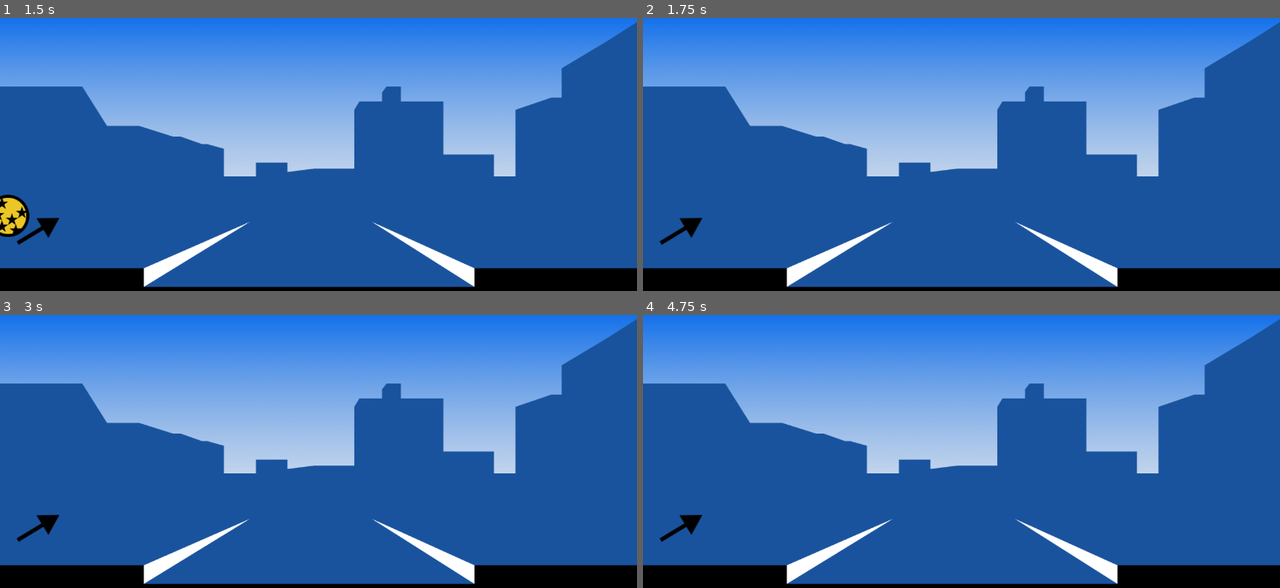
Above: before the commit, frames 1-4 (two rows, left to right).
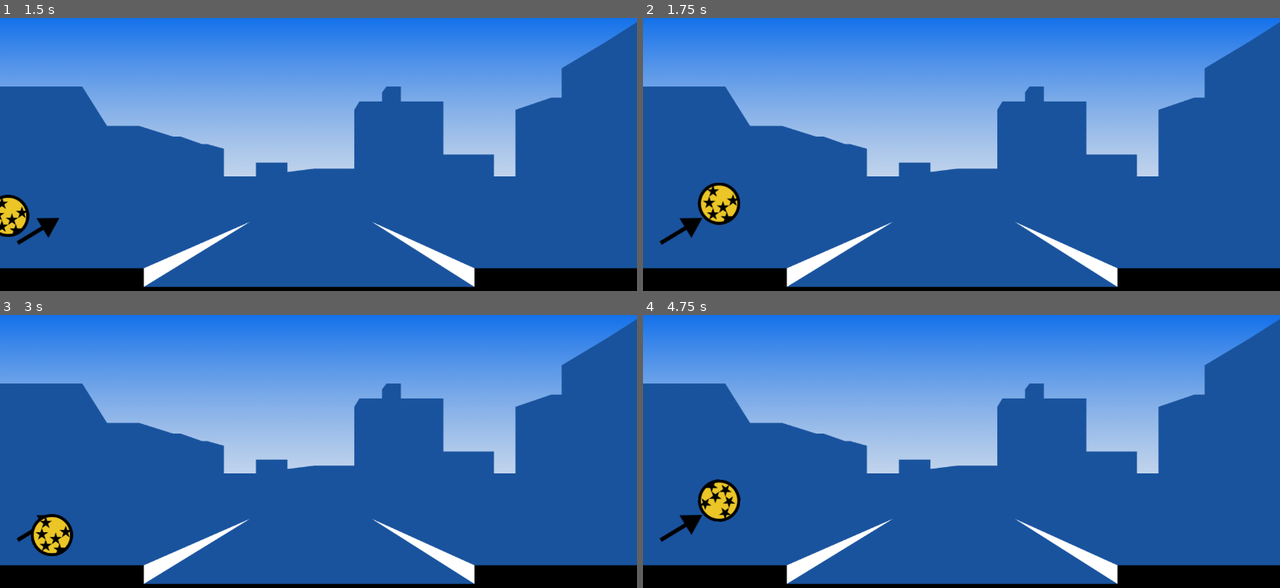
Above: after the commit, the same moments.

Repository: Ravenyy/Godot-Curbs
Game: Godot game, scene res://src/scene1.tscn
The game is run twice, just before and just after one commit, with the same random seed, the same clock (stepped at 60 frames per second) and the same inputs.
Inputs (mouse positions are in pixels of both pictures, inside the frame that each line leads up to):
- Up to frame 1 (1.5 s): tap Enter at 0.5 s; move the mouse to (458, 140) at 0.52 s; press the mouse at (458, 140) at 0.53 s; tap Space at 1.25 s; move the mouse to (191, 168) at 1.27 s; release the mouse at (191, 168) at 1.28 s; click (191, 168) at 1.35 s
- Up to frame 2 (1.75 s): no input
- Up to frame 3 (3 s): tap Enter at 2 s; move the mouse to (382, 391) at 2.02 s; press the mouse at (382, 391) at 2.03 s; tap Space at 2.75 s; move the mouse to (286, 506) at 2.77 s; release the mouse at (286, 506) at 2.78 s; click (286, 506) at 2.85 s
- Up to frame 4 (4.75 s): move the mouse to (1152, 492) at 3.52 s; press the mouse at (1152, 492) at 3.53 s; tap Enter at 4.25 s; move the mouse to (770, 410) at 4.27 s; release the mouse at (770, 410) at 4.28 s; click (770, 410) at 4.35 s

Frame 1 is identical in both runs. In frame 2, 0.8% of the frame differs, in the area x 8-16%, y 60-76%; in frame 3, 0.8%; in frame 4, 0.8%.

Commit message:
ball reset done

Diff:
--- a/src/ball.tscn
+++ b/src/ball.tscn
@@ -9,7 +9,7 @@
 [sub_resource type="CircleShape2D" id=1]
 radius = 42.9535
 
-[node name="Node2D" type="Node2D"]
+[node name="Ball" type="Node2D"]
 
 [node name="RigidBody2D" type="RigidBody2D" parent="."]
 mode = 1
@@ -22,3 +22,7 @@
 
 [node name="Sprite" type="Sprite" parent="RigidBody2D"]
 texture = ExtResource( 1 )
+
+[node name="VisibilityNotifier2D" type="VisibilityNotifier2D" parent="RigidBody2D"]
+
+[connection signal="screen_exited" from="RigidBody2D/VisibilityNotifier2D" to="RigidBody2D" method="_on_VisibilityNotifier2D_screen_exited"]
--- /dev/null
+++ b/src/main.gd
@@ -0,0 +1,5 @@
+extends Node2D
+
+
+func _ready():
+	pass
--- a/src/scene1.tscn
+++ b/src/scene1.tscn
@@ -7,10 +7,12 @@
 [ext_resource path="res://src/asphalt.tscn" type="PackedScene" id=5]
 [ext_resource path="res://src/right_curb.tscn" type="PackedScene" id=6]
 [ext_resource path="res://src/left_curb.tscn" type="PackedScene" id=7]
+[ext_resource path="res://src/main.gd" type="Script" id=8]
 
-[node name="Node2D" type="Node2D"]
+[node name="Main" type="Node2D"]
+script = ExtResource( 8 )
 
-[node name="TextureRect2" type="TextureRect" parent="."]
+[node name="White Background" type="TextureRect" parent="."]
 margin_left = -6.0
 margin_top = -9.0
 margin_right = 1282.0
@@ -21,7 +23,7 @@
 "_edit_use_anchors_": false
 }
 
-[node name="TextureRect" type="TextureRect" parent="."]
+[node name="Street Background" type="TextureRect" parent="."]
 margin_left = -8.0
 margin_top = -9.0
 margin_right = 1463.0
@@ -32,7 +34,7 @@
 "_edit_use_anchors_": false
 }
 
-[node name="Sprite" type="Sprite" parent="."]
+[node name="Arrow" type="Sprite" parent="."]
 position = Vector2( 76, 430 )
 texture = ExtResource( 3 )
 
@@ -43,9 +45,10 @@
 position = Vector2( 608, 558 )
 scale = Vector2( 2, 1 )
 
-[node name="Node2D" parent="." instance=ExtResource( 6 )]
+[node name="Right Curb" parent="." instance=ExtResource( 6 )]
 position = Vector2( 1237, 523 )
 scale = Vector2( 2, 1.9 )
 
-[node name="Node2D" parent="Node2D" instance=ExtResource( 7 )]
-position = Vector2( -616.5, 0 )
+[node name="Left Curb" parent="." instance=ExtResource( 7 )]
+position = Vector2( 4, 523 )
+scale = Vector2( 2, 1.9 )
--- a/src/throw.gd
+++ b/src/throw.gd
@@ -1,5 +1,6 @@
 extends RigidBody2D
 
+onready var visibility_notifier = get_node("VisibilityNotifier2D")
 var dragging
 var drag_start = Vector2()
 
@@ -13,3 +14,8 @@
 		var drag_end = get_global_mouse_position()
 		var dir = drag_end - drag_start
 		apply_impulse(Vector2(), dir * 1.4)
+
+
+func _on_VisibilityNotifier2D_screen_exited():
+	mode = MODE_STATIC
+	set_position(Vector2(0, 0))
Not shown: 1 places in src/scene1.tscn that only renumber resources
